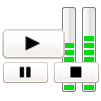
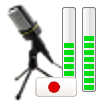
Layers edited between the first and the second 101 × 101 image:
added layer "Layer #5" above "Layer #2" over [34, 76, 78, 97]
added layer "Layer #2" above "Layer" over [34, 76, 78, 97]
hid "Layer", painted on it over [2, 29, 80, 98]
hid "Pasted Layer #3" over [3, 62, 99, 83]
added layer "Layer #4" above "Layer #3" over [6, 4, 99, 101]
